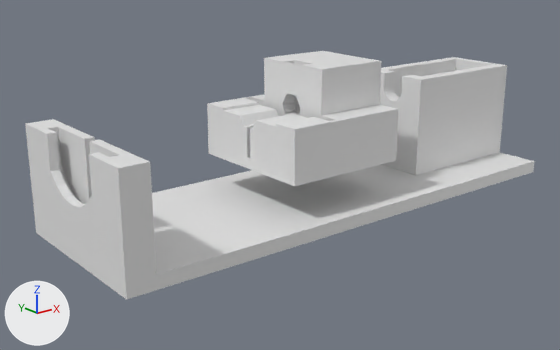
An edit to the Blender file parts/ballast/assembly.blend, drawn before and after from the same camera.
Rendered twice from a 50 mm camera at (-104.5, -134.6, 47.6) aimed at (3.0, -0.2, -6.2). Every picture has the same lights, and +X, +Y and +Z are marked at lower left.

Objects in the first picture: 'Ballast-Tray-V2', 'Sub-Ballast-V3'.
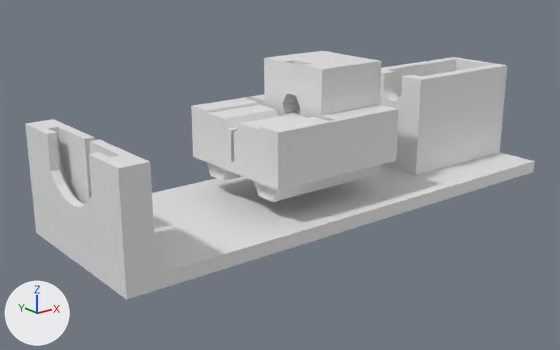
Boxes [x1, y1, x2, y2] around the edits, measured in the pictures (560 x 350 px; the box of a moved part takes in the faces that stretch with it):
'Sub-Ballast-V3', reshaped (8% wider): before [207, 51, 399, 186]; after [191, 51, 399, 190]
'sled L neg', added: after [254, 165, 381, 202]
'sled R neg', added: after [207, 162, 243, 181]
part 1 of me_sub_ballast_v3, moved or reshaped: before [207, 103, 345, 186]; after [191, 103, 345, 190]

What the commit changed:
me_sub_ballast_v3 has 122 vertices, 256 faces and spans x -15.0..15.0, y -15.7..15.9, z -12.2..9.8.
me_sub_ballast_v3 is used by ob_sub_ballast_v3; location (7.1, -2.7, 10.2); rotation (0.0, 0.0, 3.142), in degrees (0, 0, 180).
me_sub_ballast_v3 part 1: all 16 vertices in x 15.0, y -15.7..15.9, z -12.2..-0.2 are moved by (4.3, 0.0, 0.0).
Object 'sled R neg' (ob_sled_r_neg) is new; it shows a copy of the mesh of ob_sled_001.
Its location is (5.0, 6.4, -1.8).
Its rotation in degrees is (0, 90, 0).
Its scale is (4.93, 4.93, 15.1).
Object 'sled L neg' (ob_sled_l_neg) is new; it shows a copy of the mesh of ob_sled_001.
Its location is (5.0, -11.8, -1.8).
Its rotation in degrees is (0, 90, 0).
Its scale is (4.93, 4.93, 15.1).
